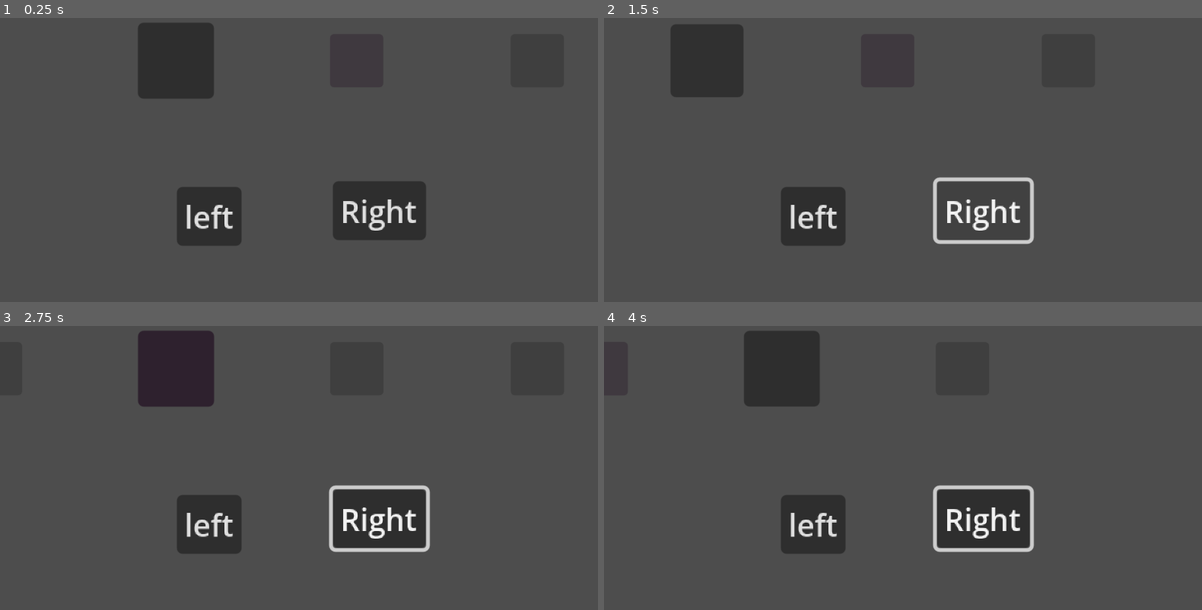
Above: before the commit, frames 1-4 (two rows, left to right).
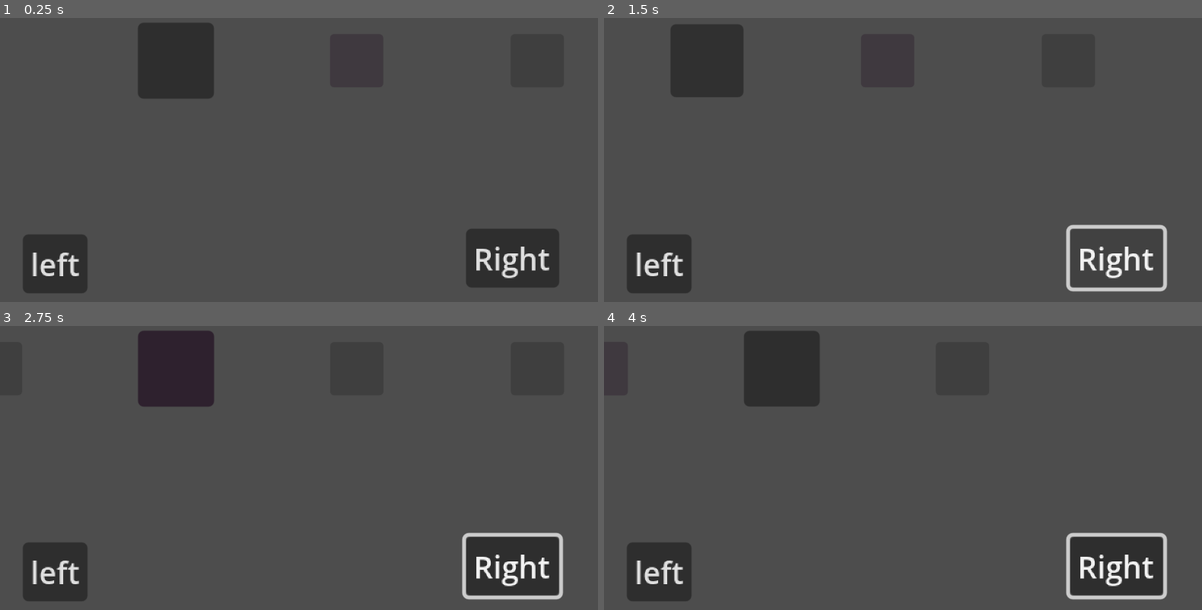
Above: after the commit, the same moments.

Repository: Eduplyer/RocketMission
Game: Godot game, scene res://Screens/control.tscn
Same seed, same stepped clock (60 frames per second), same inputs: the game is played once before the commit and once after it. This scene is started directly instead of the project's main scene.
Inputs (mouse positions are in pixels of both pictures, inside the frame that each line leads up to):
- Up to frame 1 (0.25 s): no input
- Up to frame 2 (1.5 s): click "left" at 0.5 s; click "Right" at 1.25 s
- Up to frame 3 (2.75 s): tap Enter at 2 s; move the mouse to (436, 445) at 2.02 s; hold D (Right) from 2.03 s (still down); hold E (Take) from 2.03 s (still down)
- Up to frame 4 (4 s): tap Space at 2.75 s; move the mouse to (789, 479) at 2.77 s; release D (Right) at 2.78 s; release E (Take) at 2.78 s; hold Down (ui_down) 2.78-3.53 s; tap Tab (book) at 2.85 s; tap Enter at 3.5 s; move the mouse to (968, 388) at 3.52 s; hold D (Right) from 3.53 s (still down); tap F at 3.6 s

The runs differ from the first frame. In frame 1, 10% of the frame differs, in the area x 3-94%, y 57-97%; in frame 2, 6.8%; in frame 3, 12%, in the area x 3-95%, y 56-97%; in frame 4, 12%.

Commit message:
Astronautas

Diff:
--- /dev/null
+++ b/Interactives/control.tscn
@@ -0,0 +1,48 @@
+[gd_scene load_steps=2 format=3 uid="uid://d1827uw33xspn"]
+
+[ext_resource type="FontFile" uid="uid://cw0vs6wx5rdr" path="res://Assets/Kenney Pixel.ttf" id="1_0fbet"]
+
+[node name="FichaPrue1" type="Control"]
+layout_mode = 3
+anchors_preset = 15
+anchor_right = 1.0
+anchor_bottom = 1.0
+grow_horizontal = 2
+grow_vertical = 2
+
+[node name="Label" type="Label" parent="."]
+layout_mode = 0
+offset_left = 98.0
+offset_right = 222.0
+offset_bottom = 23.0
+theme_override_fonts/font = ExtResource("1_0fbet")
+theme_override_font_sizes/font_size = 16
+text = "CHRISTINA HAMMOCK KOCH"
+
+[node name="Label2" type="Label" parent="."]
+texture_filter = 1
+layout_mode = 0
+offset_left = 1.0
+offset_top = 14.0
+offset_right = 321.0
+offset_bottom = 86.0
+theme_override_fonts/font = ExtResource("1_0fbet")
+theme_override_font_sizes/font_size = 16
+text = "Engineer and scientist with experience in space instruments,
+extreme places, and long space missions.
+She leads the crew. She holds the women’s record for the long-
+est time in space in one flight, and she was the first woman to
+fly around the Moon."
+
+[node name="Label3" type="Label" parent="."]
+layout_mode = 0
+offset_left = 1.0
+offset_top = 101.0
+offset_right = 319.0
+offset_bottom = 188.0
+theme_override_fonts/font = ExtResource("1_0fbet")
+text = "Education
+BS in Electrical Engineering and in Physics, North Carolina State
+University (NC State)
+MS in Electrical Engineering, NC State
+Maestría en Ingeniería Eléctrica, NC State"
--- /dev/null
+++ b/Screens/Curriculum select.tscn
@@ -0,0 +1,208 @@
+[gd_scene load_steps=9 format=3 uid="uid://sovu5jh226sc"]
+
+[ext_resource type="Script" uid="uid://bq6e85wjf8a2f" path="res://Scripts/curriculum_select.gd" id="1_goi8k"]
+[ext_resource type="Texture2D" uid="uid://bs3bvv3rf8dn7" path="res://Assets/folder.png" id="2_17i88"]
+[ext_resource type="Texture2D" uid="uid://cbg3yc5y5305j" path="res://Assets/Koch.png" id="3_17i88"]
+[ext_resource type="FontFile" uid="uid://cw0vs6wx5rdr" path="res://Assets/Kenney Pixel.ttf" id="3_vq1nq"]
+[ext_resource type="Texture2D" uid="uid://b5bjasqkd3uyj" path="res://Assets/Glover.png" id="4_vq1nq"]
+[ext_resource type="Texture2D" uid="uid://byeq2b11f76wa" path="res://Assets/Watkins.png" id="5_s087o"]
+[ext_resource type="Texture2D" uid="uid://ddhmai6py504q" path="res://Assets/Collins.png" id="6_du0mb"]
+
+[sub_resource type="AtlasTexture" id="AtlasTexture_v2rxb"]
+atlas = ExtResource("2_17i88")
+
+[node name="Control" type="Control"]
+layout_mode = 3
+anchors_preset = 15
+anchor_right = 1.0
+anchor_bottom = 1.0
+grow_horizontal = 2
+grow_vertical = 2
+script = ExtResource("1_goi8k")
+tamano_letra = 5
+
+[node name="NinePatchRect" type="NinePatchRect" parent="."]
+layout_mode = 1
+anchors_preset = 15
+anchor_right = 1.0
+anchor_bottom = 1.0
+offset_left = 66.0
+offset_top = -1.0
+offset_right = -89.0
+offset_bottom = -1.0
+grow_horizontal = 2
+grow_vertical = 2
+texture = SubResource("AtlasTexture_v2rxb")
+region_rect = Rect2(6, 2, 122, 126)
+patch_margin_left = 10
+patch_margin_top = 6
+patch_margin_right = 12
+patch_margin_bottom = 8
+
+[node name="Centro" type="Control" parent="."]
+layout_mode = 1
+anchors_preset = 8
+anchor_left = 0.5
+anchor_top = 0.5
+anchor_right = 0.5
+anchor_bottom = 0.5
+offset_left = -67.5
+offset_top = -49.5
+offset_right = 67.5
+offset_bottom = 49.5
+grow_horizontal = 2
+grow_vertical = 2
+
+[node name="Panel" type="Panel" parent="Centro"]
+layout_mode = 1
+anchors_preset = 8
+anchor_left = 0.5
+anchor_top = 0.5
+anchor_right = 0.5
+anchor_bottom = 0.5
+offset_left = -81.0
+offset_top = -75.0
+offset_right = -41.0
+offset_bottom = -35.0
+grow_horizontal = 2
+grow_vertical = 2
+
+[node name="Icono" type="TextureRect" parent="Centro/Panel"]
+layout_mode = 1
+anchors_preset = 15
+anchor_right = 1.0
+anchor_bottom = 1.0
+offset_left = -2.0
+offset_top = -1.0
+offset_right = 2.0
+offset_bottom = 1.0
+grow_horizontal = 2
+grow_vertical = 2
+texture = ExtResource("3_17i88")
+
+[node name="Panel2" type="Panel" parent="Centro"]
+layout_mode = 1
+anchors_preset = 8
+anchor_left = 0.5
+anchor_top = 0.5
+anchor_right = 0.5
+anchor_bottom = 0.5
+offset_left = -81.0
+offset_top = -75.0
+offset_right = -41.0
+offset_bottom = -35.0
+grow_horizontal = 2
+grow_vertical = 2
+
+[node name="Icono" type="TextureRect" parent="Centro/Panel2"]
+layout_mode = 1
+anchors_preset = 15
+anchor_right = 1.0
+anchor_bottom = 1.0
+grow_horizontal = 2
+grow_vertical = 2
+texture = ExtResource("4_vq1nq")
+
+[node name="Panel3" type="Panel" parent="Centro"]
+layout_mode = 1
+anchors_preset = 8
+anchor_left = 0.5
+anchor_top = 0.5
+anchor_right = 0.5
+anchor_bottom = 0.5
+offset_left = -81.0
+offset_top = -74.0
+offset_right = -41.0
+offset_bottom = -34.0
+grow_horizontal = 2
+grow_vertical = 2
+
+[node name="Icono" type="TextureRect" parent="Centro/Panel3"]
+layout_mode = 1
+anchors_preset = 15
+anchor_right = 1.0
+anchor_bottom = 1.0
+offset_left = -1.0
+offset_right = -1.0
+grow_horizontal = 2
+grow_vertical = 2
+texture = ExtResource("5_s087o")
+
+[node name="Panel4" type="Panel" parent="Centro"]
+layout_mode = 1
+anchors_preset = 8
+anchor_left = 0.5
+anchor_top = 0.5
+anchor_right = 0.5
+anchor_bottom = 0.5
+offset_left = -81.0
+offset_top = -74.0
+offset_right = -41.0
+offset_bottom = -34.0
+grow_horizontal = 2
+grow_vertical = 2
+
+[node name="Icono" type="TextureRect" parent="Centro/Panel4"]
+layout_mode = 1
+anchors_preset = 15
+anchor_right = 1.0
+anchor_bottom = 1.0
+grow_horizontal = 2
+grow_vertical = 2
+texture = ExtResource("6_du0mb")
+
+[node name="Left" type="Button" parent="."]
+texture_filter = 1
+layout_mode = 1
+anchors_preset = 2
+anchor_top = 1.0
+anchor_bottom = 1.0
+offset_left = 80.0
+offset_top = -40.0
+offset_right = 102.0
+offset_bottom = -16.0
+grow_vertical = 0
+theme_override_fonts/font = ExtResource("3_vq1nq")
+theme_override_font_sizes/font_size = 20
+text = "<-
+"
+
+[node name="Right" type="Button" parent="."]
+texture_filter = 1
+layout_mode = 1
+anchors_preset = 3
+anchor_left = 1.0
+anchor_top = 1.0
+anchor_right = 1.0
+anchor_bottom = 1.0
+offset_left = -124.0
+offset_top = -36.0
+offset_right = -102.0
+offset_bottom = -12.0
+grow_horizontal = 0
+grow_vertical = 0
+theme_override_fonts/font = ExtResource("3_vq1nq")
+theme_override_font_sizes/font_size = 20
+text = "->
+"
+
+[node name="Descripcion" type="RichTextLabel" parent="."]
+texture_filter = 1
+layout_mode = 1
+anchors_preset = 8
+anchor_left = 0.5
+anchor_top = 0.5
+anchor_right = 0.5
+anchor_bottom = 0.5
+offset_left = -76.0
+offset_top = -20.0
+offset_right = 49.0
+offset_bottom = 47.0
+grow_horizontal = 2
+grow_vertical = 2
+theme_override_colors/default_color = Color(0, 0, 0, 1)
+theme_override_font_sizes/normal_font_size = 8
+bbcode_enabled = true
+
+[connection signal="pressed" from="Left" to="." method="_on_left_pressed"]
+[connection signal="pressed" from="Right" to="." method="_on_right_pressed"]
--- a/Screens/control.tscn
+++ b/Screens/control.tscn
@@ -51,10 +51,10 @@
 anchors_preset = 2
 anchor_top = 1.0
 anchor_bottom = 1.0
-offset_left = 93.0
-offset_top = -73.0
-offset_right = 127.0
-offset_bottom = -42.0
+offset_left = 12.0
+offset_top = -48.0
+offset_right = 46.0
+offset_bottom = -17.0
 grow_vertical = 0
 text = "left
 "
@@ -66,10 +66,10 @@
 anchor_top = 1.0
 anchor_right = 1.0
 anchor_bottom = 1.0
-offset_left = -145.0
-offset_top = -76.0
-offset_right = -96.0
-offset_bottom = -45.0
+offset_left = -75.0
+offset_top = -51.0
+offset_right = -26.0
+offset_bottom = -20.0
 grow_horizontal = 0
 grow_vertical = 0
 text = "Right
--- a/Screens/missionselect.tscn
+++ b/Screens/missionselect.tscn
@@ -7,7 +7,7 @@
 [sub_resource type="AtlasTexture" id="AtlasTexture_v2rxb"]
 atlas = ExtResource("2_c4ynb")
 
-[node name="Control" type="Control"]
+[node name="Control2" type="Control"]
 layout_mode = 3
 anchors_preset = 15
 anchor_right = 1.0
--- /dev/null
+++ b/Scripts/curriculum_select.gd
@@ -0,0 +1,165 @@
+extends Control
+
+@export var separacion := 95.0
+@export var escala_seleccionado := 1.0
+@export var escala_inactivo := 0.7
+@export var opacidad_inactivo := 0.45
+@export var velocidad := 10.0
+
+@export var tamano_letra := 8
+@export var color_texto := Color.BLACK
+@export var compacto := true
+
+@onready var contenedor: Control = $Centro
+@onready var texto_descripcion: RichTextLabel = $Descripcion
+
+var indice := 0
+
+var curriculums := [
+	{
+		"nombre": "Christina Hammock Koch",
+		"cargo": "Mission Commander | NASA Astronaut",
+		"perfil": "Engineer and scientist with experience in space instruments and extreme places. First woman to fly around the Moon.",
+		"formacion": "BS in Electrical Engineering and Physics; MS in Electrical Engineering, NC State",
+		"experiencia": [
+			"NASA Astronaut since 2013",
+			"Artemis II (2026): flew around the Moon",
+			"ISS (2019 - 2020): 328 days in orbit"
+		],
+		"logros": [
+			"Women's record: 328 days in one flight",
+			"Took part in the first all-women spacewalks"
+		]
+	},
+	{
+		"nombre": "Victor J. Glover Jr.",
+		"cargo": "Main Pilot | NASA Astronaut",
+		"perfil": "Navy test pilot with about 4,000 flight hours. Piloted the first operational SpaceX Crew Dragon flight and Artemis II.",
+		"formacion": "BS, Cal Poly; three master's degrees (flight test, systems, military art)",
+		"experiencia": [
+			"NASA Astronaut since 2013",
+			"Pilot, Crew-1 to the ISS (2020 - 2021)",
+			"Pilot, Artemis II (2026)"
+		],
+		"logros": [
+			"4 spacewalks (26 h 7 min)",
+			"First African American astronaut on a long ISS stay"
+		]
+	},
+	{
+		"nombre": "Jessica Watkins, Ph.D.",
+		"cargo": "Planetary Science Specialist | NASA Astronaut",
+		"perfil": "Planetary geologist from the Curiosity rover science team. Commanded SpaceX Crew-13 to the ISS.",
+		"formacion": "PhD in Geology, UCLA; BS, Stanford University",
+		"experiencia": [
+			"NASA Astronaut since 2017",
+			"Crew-4 (2022): 170 days on the ISS",
+			"Commander, Crew-13 (2026)"
+		],
+		"logros": [
+			"First Black woman on a long ISS mission",
+			"Commanded an ISS mission on her second flight"
+		]
+	},
+	{
+		"nombre": "Michael Collins (1930 - 2021)",
+		"cargo": "Orbital Operations Specialist | NASA Astronaut",
+		"perfil": "Air Force test pilot, expert in orbit navigation and docking. Flew alone around the Moon during Apollo 11.",
+		"formacion": "BS, U.S. Military Academy at West Point",
+		"experiencia": [
+			"NASA Astronaut (1963 - 1970)",
+			"Gemini 10 (1966): two spacewalks and docking",
+			"Apollo 11 (1969): Command Module pilot"
+		],
+		"logros": [
+			"Key member of the first Moon landing",
+			"Pioneer of spacewalks and docking"
+		]
+	}
+]
+
+func _ready() -> void:
+	add_to_group("pantalla_curriculum")
+	if contenedor.get_child_count() != curriculums.size():
+		push_warning("Hay %d tarjetas y %d curriculums. Deben ser iguales." % [contenedor.get_child_count(), curriculums.size()])
+	_configurar_letra()
+	_actualizar_carrusel(1.0)
+	_actualizar_ficha()
+
+func _process(delta: float) -> void:
+	_actualizar_carrusel(clamp(velocidad * delta, 0.0, 1.0))
+
+func _configurar_letra() -> void:
+	for nombre in ["normal_font_size", "bold_font_size", "italics_font_size", "bold_italics_font_size", "mono_font_size"]:
+		texto_descripcion.add_theme_font_size_override(nombre, tamano_letra)
+	texto_descripcion.add_theme_constant_override("line_separation", 0)
+	texto_descripcion.add_theme_color_override("default_color", color_texto)
+
+func _actualizar_carrusel(peso: float) -> void:
+	var total := contenedor.get_child_count()
+	if total == 0:
+		return
+
+	for i in range(total):
+		var tarjeta := contenedor.get_child(i) as Control
+		if not tarjeta:
+			continue
+
+		var distancia := i - indice
+		tarjeta.pivot_offset = tarjeta.size / 2.0
+		var destino_x := (distancia * separacion) - (tarjeta.size.x / 2.0)
+		var destino_y := -tarjeta.size.y / 2.0
+		tarjeta.position = tarjeta.position.lerp(Vector2(destino_x, destino_y), peso)
+		var es_actual := (i == indice)
+		var escala_obj := escala_seleccionado if es_actual else escala_inactivo
+		var alfa_obj := 1.0 if es_actual else opacidad_inactivo
+
+		tarjeta.scale = tarjeta.scale.lerp(Vector2.ONE * escala_obj, peso)
+		tarjeta.modulate.a = lerpf(tarjeta.modulate.a, alfa_obj, peso)
+		tarjeta.z_index = 10 - abs(distancia)
+
+func _on_left_pressed() -> void:
+	if contenedor.get_child_count() > 0:
+		indice = wrapi(indice - 1, 0, contenedor.get_child_count())
+		_actualizar_ficha()
+
+func _on_right_pressed() -> void:
+	if contenedor.get_child_count() > 0:
+		indice = wrapi(indice + 1, 0, contenedor.get_child_count())
+		_actualizar_ficha()
+
+func obtener_curriculum_seleccionado() -> Dictionary:
+	if indice < curriculums.size():
+		return curriculums[indice]
+	return {}
+
+func _actualizar_ficha() -> void:
+	if texto_descripcion == null or indice >= curriculums.size():
+		return
+	texto_descripcion.text = _armar_texto(curriculums[indice])
+	texto_descripcion.scroll_to_line(0)
+
+func _armar_texto(c: Dictionary) -> String:
+	var s := "\n" if compacto else "\n\n"
+	var t := "[b]%s[/b]\n[i]%s[/i]%s" % [c["nombre"], c["cargo"], s]
+	t += "[b]PROFILE[/b]\n%s%s" % [c["perfil"], s]
+	t += "[b]EDUCATION[/b]\n%s%s" % [c["formacion"], s]
+	t += "[b]EXPERIENCE[/b]\n%s%s" % [_lista(c["experiencia"]), s]
+	t += "[b]ACHIEVEMENTS[/b]\n%s" % _lista(c["logros"])
+	return t
+
+func _lista(items: Array) -> String:
+	var salida := ""
+	for i in items:
+		salida += "• %s\n" % i
+	return salida.strip_edges()
+
+func _unhandled_input(event: InputEvent) -> void:
+	if event.is_action_pressed("ui_down"):
+		texto_descripcion.get_v_scroll_bar().value += 20
+	elif event.is_action_pressed("ui_up"):
+		texto_descripcion.get_v_scroll_bar().value -= 20
+	elif event.is_action_pressed("ui_right"):
+		_on_right_pressed()
+	elif event.is_action_pressed("ui_left"):
+		_on_left_pressed()
Binary file added: Assets/Collins.png
Not shown, added: Assets/Collins.png.import
Binary file added: Assets/Glover.png
Not shown, added: Assets/Glover.png.import
Binary file added: Assets/Koch.png
Not shown, added: Assets/Koch.png.import
Binary file added: Assets/Watkins.png
Not shown, added: Assets/Watkins.png.import
Not shown, added: Scripts/curriculum_select.gd.uid
